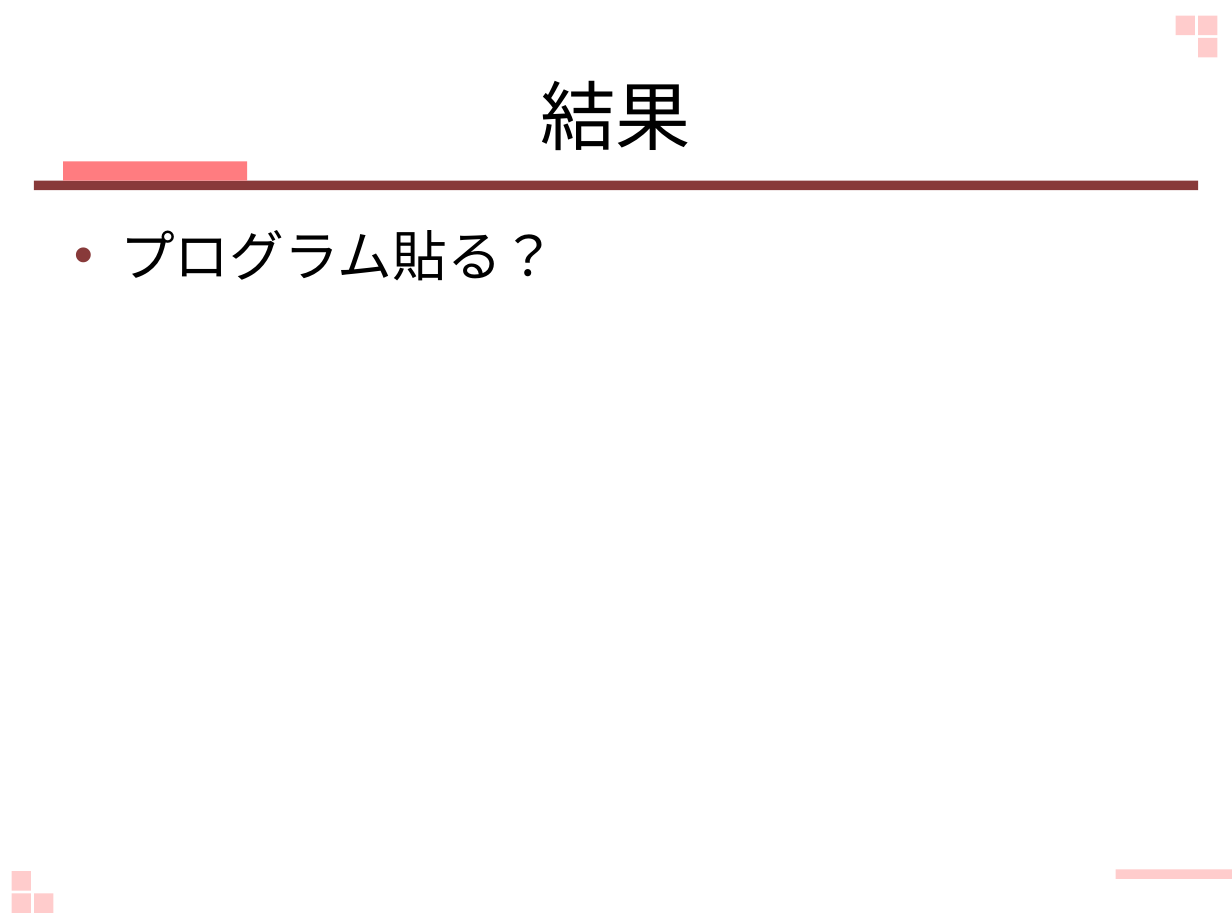
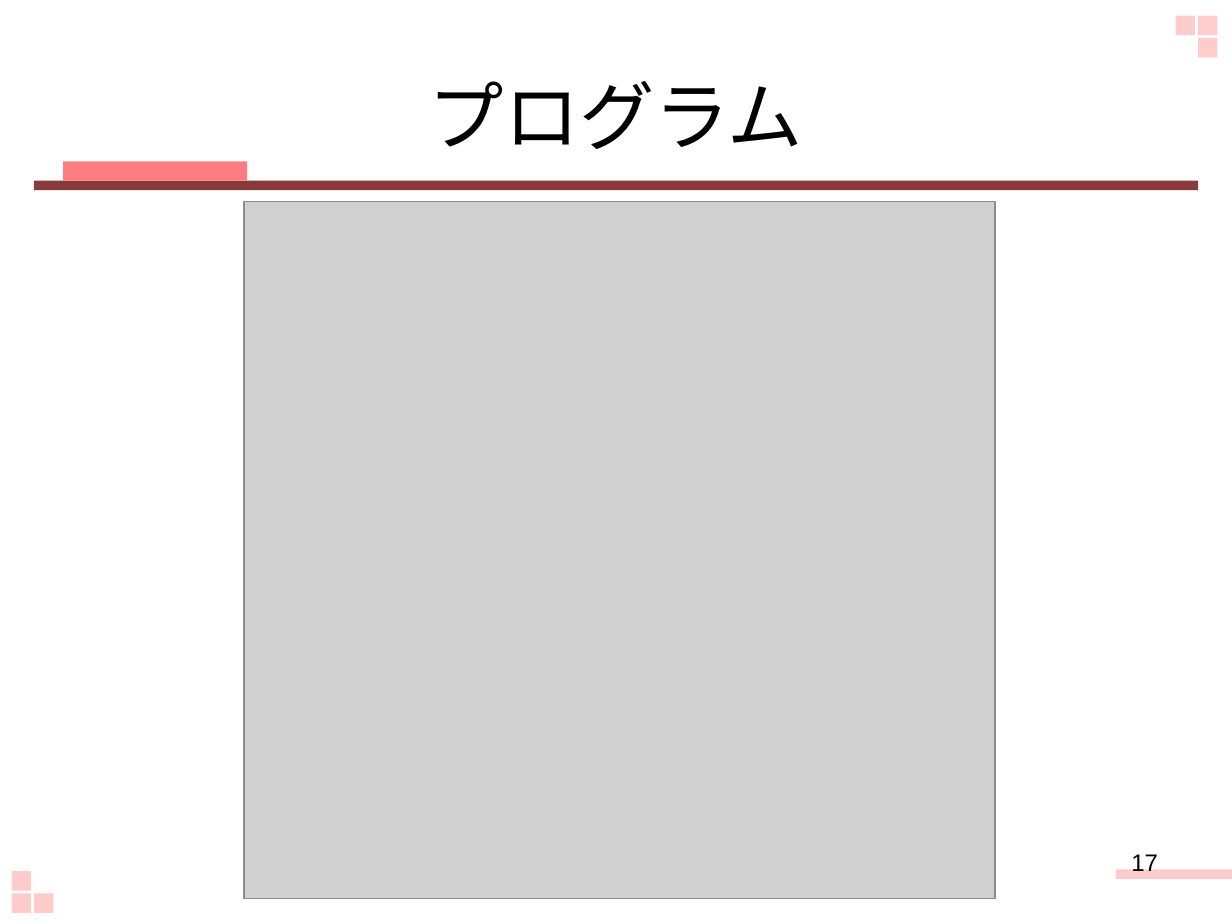
Before and after one commit to keimatsui/kadai, a slide deck: slide 17 of 卒業論文/2012/野口杏子/最終発表.pptx (slide 9 before the commit). Drawn at 1232x924 pixels with LibreOffice and Linux fonts; fonts in the diff are those of the drawing; grey boxes stand for pictures. Boxes give left, top, right and bottom in pixels: in the first picture for what was removed or moved away, otherwise in the second. Text is boxed around its words. In the diff, an @@ line names an element or a change of style, - is before the commit and + after.

```diff
--- a/卒業論文/2012/野口杏子/最終発表.pptx
+++ b/卒業論文/2012/野口杏子/最終発表.pptx
@@ title at <box>429,81,803,149</box>: text changed @@
-結果
+プログラム
@@ picture added at <box>244,201,995,898</box> @@
@@ text removed at <box>120,230,557,281</box> @@
-• プログラム貼る？
@@ page number added at <box>1131,854,1158,871</box>, 14 pt, text #000000 @@
+17
```
Also in this commit, not shown: 4 other slides changed, 11 slides added, 6 slides removed.
